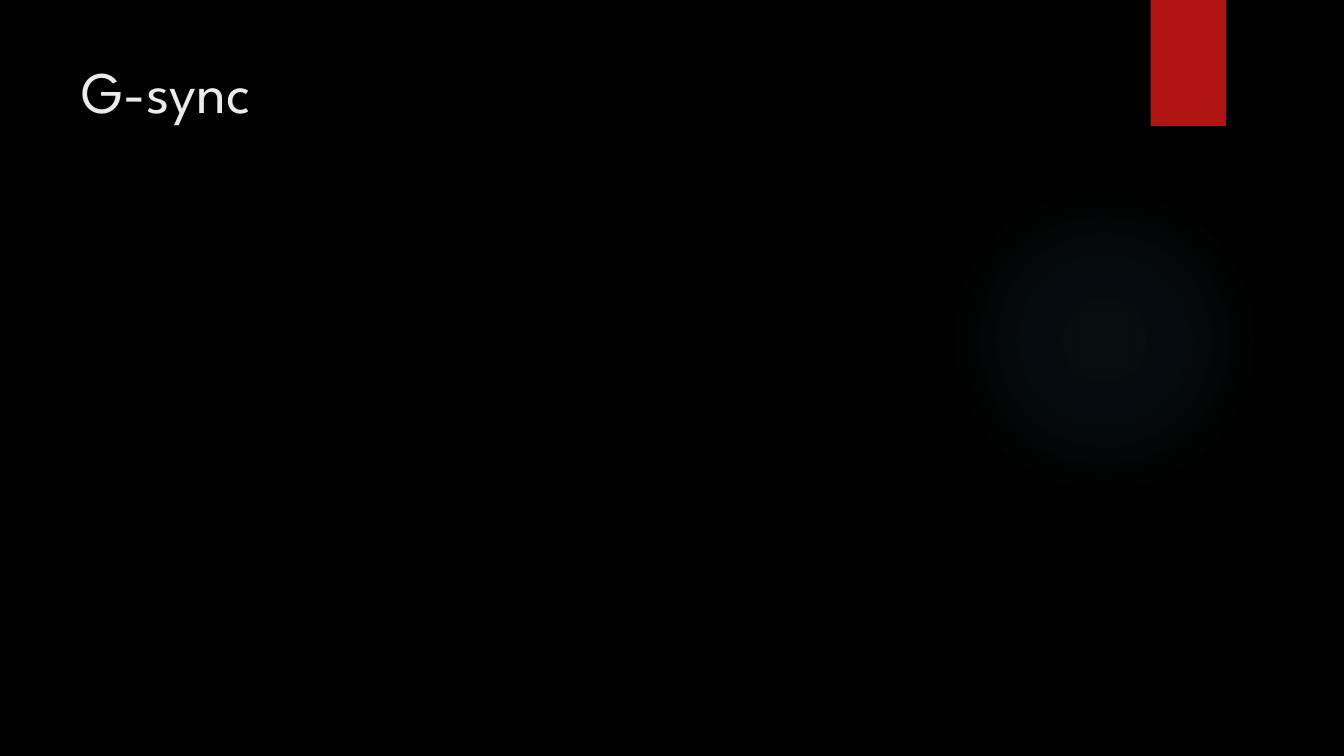
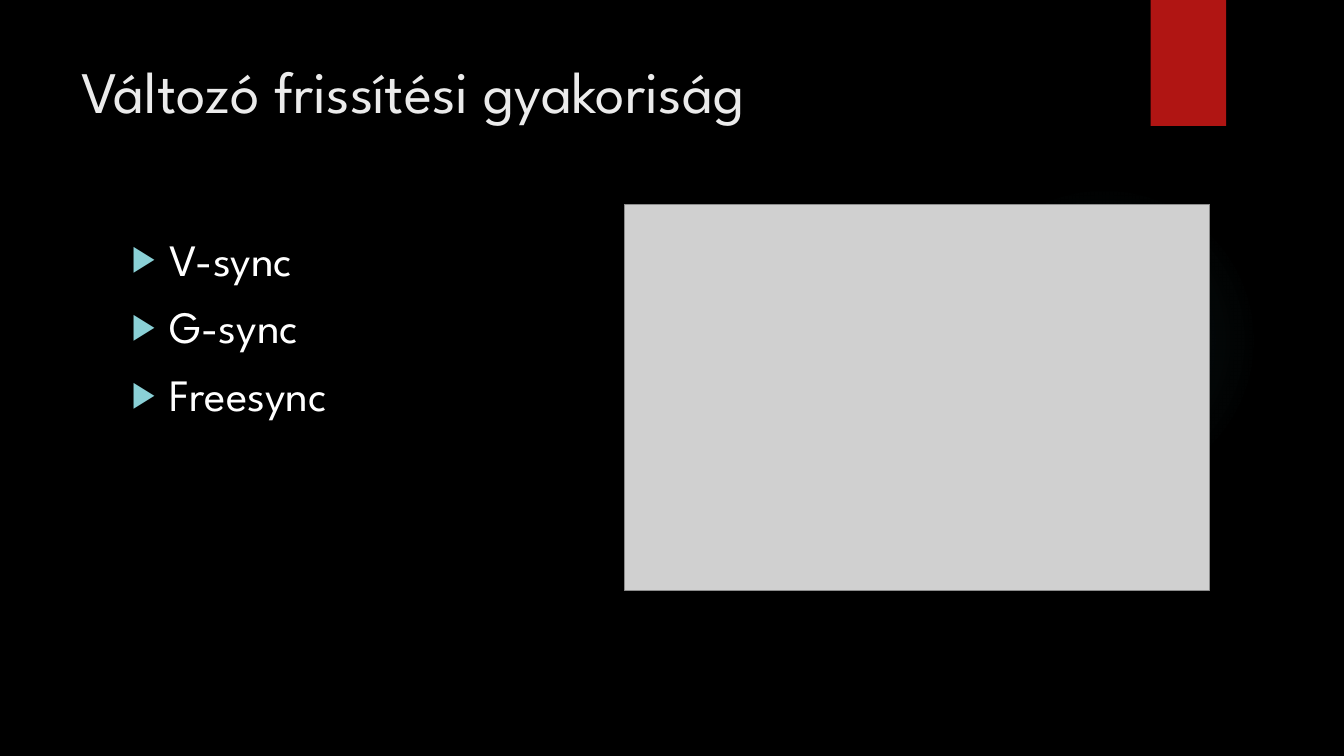
Before and after one commit to peterdaviid/pptkeszites2, a slide deck: slide 5 of Monitorok.pptx (slide 6 before the commit). Drawn at 1344x756 pixels with LibreOffice and Linux fonts; fonts in the diff are those of the drawing; grey boxes stand for pictures; background and template pictures are left out. Boxes give left, top, right and bottom in pixels: in the first picture for what was removed or moved away, otherwise in the second. Text is boxed around its words. In the diff, an @@ line names an element or a change of style, - is before the commit and + after.

```diff
--- a/Monitorok.pptx
+++ b/Monitorok.pptx
@@ title at (x1=81, y1=72, x2=744, y2=126): text changed @@
-G-sync
+Változó frissítési gyakoriság
@@ picture added at (x1=624, y1=205, x2=1210, y2=591) @@
@@ text added at (x1=170, y1=246, x2=327, y2=421), 32 pt, text #FFFFFF @@
+▶ V-sync
+▶ G-sync
+▶ Freesync
```
Also in this commit, not shown: 2 other slides changed, 5 slides added, 4 slides removed.
